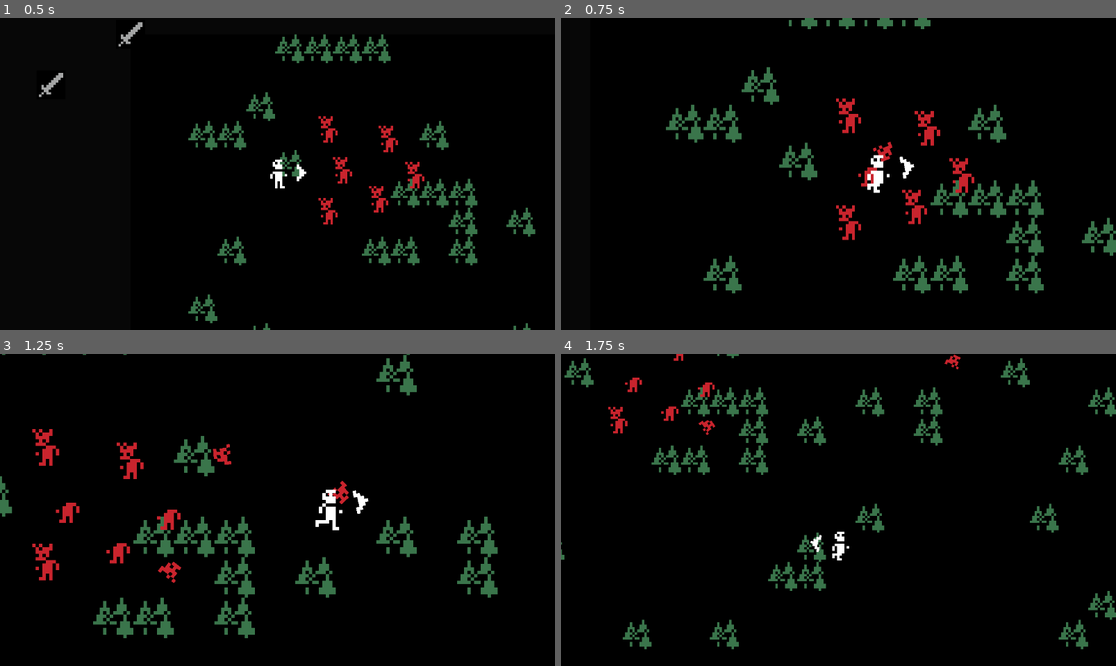
Above: before the commit, frames 1-4 (two rows, left to right).
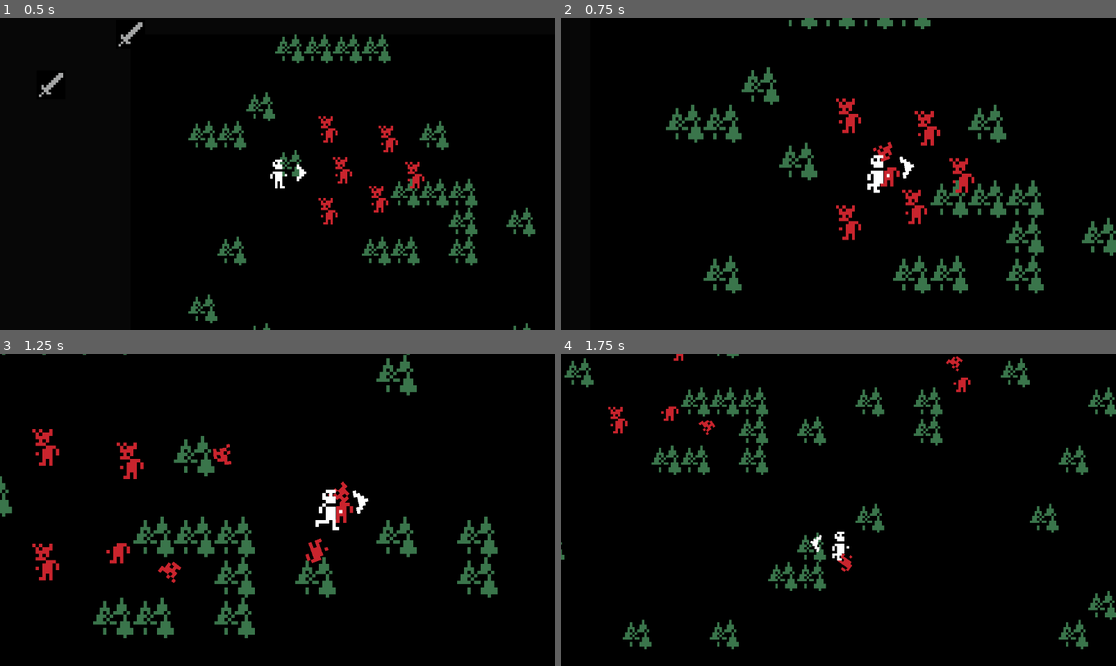
Above: after the commit, the same moments.

Repository: AchillesKastanas/Untitled-Dungeon-Crawler
Game: Godot game, scene res://scenes/Main.tscn
Same seed, same stepped clock (60 frames per second), same inputs: the game is played once before the commit and once after it.
Inputs (mouse positions are in pixels of both pictures, inside the frame that each line leads up to):
- Up to frame 1 (0.5 s): no input
- Up to frame 2 (0.75 s): tap Enter at 0.5 s; move the mouse to (960, 158) at 0.52 s; hold D (move_right) from 0.53 s (still down); tap [ (camera_zoom_in) at 0.6 s
- Up to frame 3 (1.25 s): keep holding D (move_right)
- Up to frame 4 (1.75 s): move the mouse to (727, 525) at 1.27 s; release D (move_right) at 1.28 s; hold S (move_down) from 1.28 s (still down); tap ] (camera_zoom_out) at 1.35 s

Frame 1 is identical in both runs. In frame 2, 0.2% of the frame differs, in the area x 53-62%, y 47-55%; in frame 3, 0.6%, in the area x 10-64%, y 40-68%; in frame 4, 0.4%.

Commit message:
fixed small collision issues

Diff:
--- a/scenes/Enemy.tscn
+++ b/scenes/Enemy.tscn
@@ -16,7 +16,7 @@
 [node name="Head" type="RigidBody2D" parent="."]
 position = Vector2(0, -6)
 collision_layer = 8
-collision_mask = 5
+collision_mask = 7
 gravity_scale = 0.0
 script = ExtResource("1_nl1wt")
 
@@ -33,7 +33,7 @@
 [node name="Body" type="RigidBody2D" parent="."]
 position = Vector2(0, -6.08)
 collision_layer = 8
-collision_mask = 4
+collision_mask = 7
 gravity_scale = 0.0
 script = ExtResource("1_nl1wt")
 
--- a/scenes/WeaponFists.tscn
+++ b/scenes/WeaponFists.tscn
@@ -39,7 +39,7 @@
 }]
 
 [sub_resource type="RectangleShape2D" id="RectangleShape2D_kjyd8"]
-size = Vector2(10.5, 8)
+size = Vector2(14.25, 12)
 
 [node name="WeaponFists" type="Node2D"]
 
@@ -48,13 +48,16 @@
 sprite_frames = SubResource("SpriteFrames_xy7pr")
 animation = &"attack"
 autoplay = "attack"
-frame_progress = 0.726886
+frame_progress = 0.830272
 
 [node name="RigidBody2D" type="RigidBody2D" parent="."]
 collision_layer = 4
 collision_mask = 0
+mass = 5.0
 gravity_scale = 1.66533e-16
+freeze = true
+freeze_mode = 1
 
 [node name="CollisionShape2D" type="CollisionShape2D" parent="RigidBody2D"]
-position = Vector2(4, -1)
+position = Vector2(5.875, -1)
 shape = SubResource("RectangleShape2D_kjyd8")
